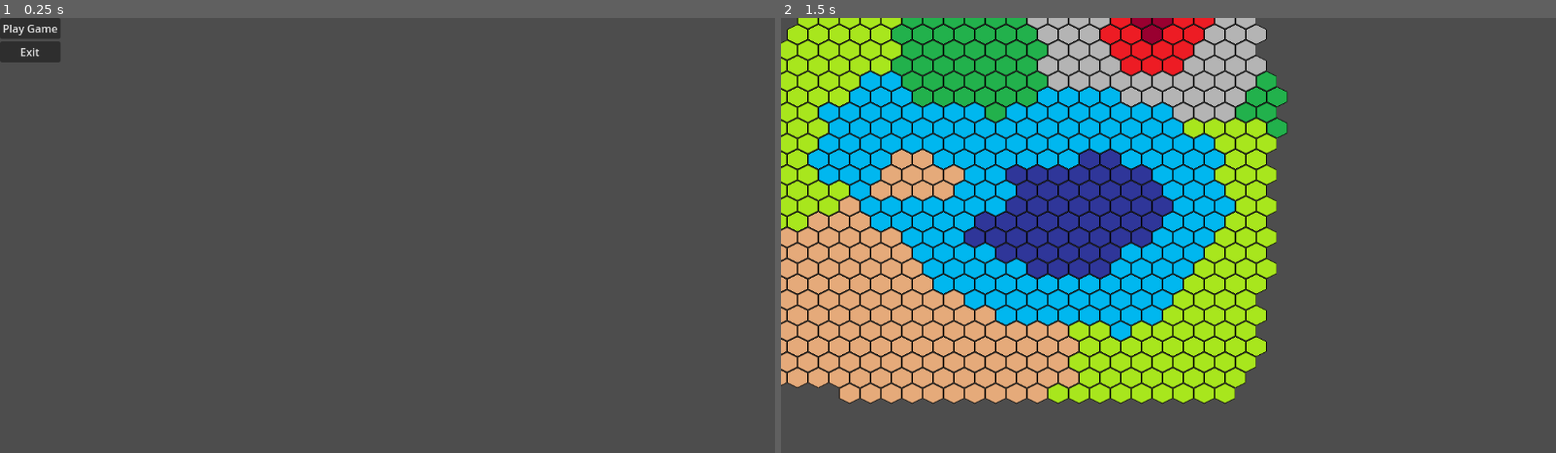
Above: before the commit, frames 1-2 (left to right).
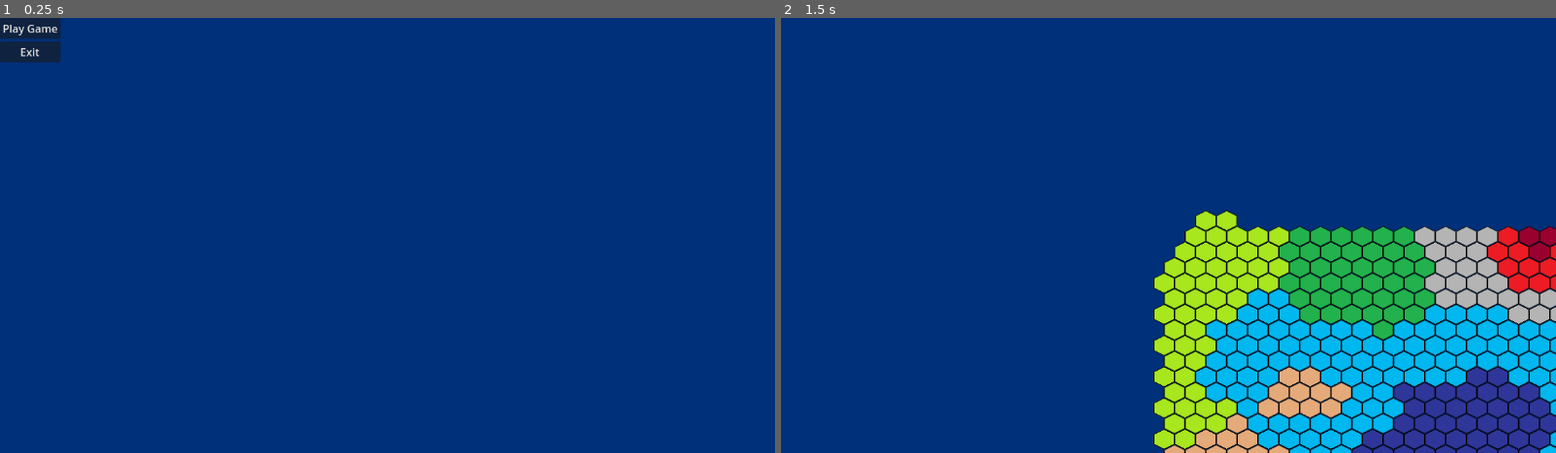
Above: after the commit, the same moments.

Repository: CIDS-484-Spring-2024/HextraordinaryRivals
Game: Godot game, scene res://menu.tscn
Same seed, same stepped clock (60 frames per second), same inputs: the game is played once before the commit and once after it.
Inputs (mouse positions are in pixels of both pictures, inside the frame that each line leads up to):
- Up to frame 1 (0.25 s): no input
- Up to frame 2 (1.5 s): click "Play Game" at 0.5 s; tap Enter at 1.25 s; move the mouse to (1339, 213) at 1.27 s; click (1339, 213) at 1.42 s

The runs differ from the first frame. In frame 1, 100% of the frame differs, in the area x 0-100%, y 0-100%; in frame 2, 98%.

Commit message:
added mouse pan and zoom, and changed background color to be more watery

Diff:
--- /dev/null
+++ b/Pages/CameraFeatures.gd
@@ -0,0 +1,25 @@
+extends Camera2D
+
+
+# Called when the node enters the scene tree for the first time.
+func _ready():
+	pass # Replace with function body.
+
+var minZoom: float = 1.0
+var maxZoom: float = 2.0
+var zoomSpeed: float = 0.05
+var dragSensitivity: float = 1.0
+
+func _input(event):
+	if event is InputEventMouseMotion and Input.is_mouse_button_pressed(MOUSE_BUTTON_RIGHT):
+		position -= event.relative * dragSensitivity / zoom
+
+	if event is InputEventMouseButton:
+		if event.button_index == MOUSE_BUTTON_WHEEL_UP:
+			zoom += Vector2(zoomSpeed, zoomSpeed)
+		elif event.button_index == MOUSE_BUTTON_WHEEL_DOWN:
+			zoom -= Vector2(zoomSpeed, zoomSpeed)
+		zoom = clamp(zoom, Vector2(minZoom, minZoom), Vector2(maxZoom, maxZoom))
+# Called every frame. 'delta' is the elapsed time since the previous frame.
+func _process(delta):
+	pass
--- a/Pages/TestLevel.tscn
+++ b/Pages/TestLevel.tscn
@@ -1,7 +1,8 @@
-[gd_scene load_steps=5 format=3 uid="uid://c26y52n41b4o0"]
+[gd_scene load_steps=6 format=3 uid="uid://c26y52n41b4o0"]
 
 [ext_resource type="Texture2D" uid="uid://cewhfm5id5ajd" path="res://Assets/Tiles/HexTilesGround.png" id="1_gg6af"]
 [ext_resource type="Script" path="res://Pages/TileMapBehavior.gd" id="2_03tad"]
+[ext_resource type="Script" path="res://Pages/CameraFeatures.gd" id="3_3wj8y"]
 
 [sub_resource type="TileSetAtlasSource" id="TileSetAtlasSource_e7k0n"]
 texture = ExtResource("1_gg6af")
@@ -30,9 +31,12 @@
 
 [node name="Node2D" type="Node2D"]
 
-[node name="TileMap" type="TileMap" parent="."]
+[node name="HexMap" type="TileMap" parent="."]
 position = Vector2(9, 9)
 tile_set = SubResource("TileSet_w4tef")
 format = 2
 layer_0/tile_data = PackedInt32Array(0, 65536, 0, 1, 65536, 0, 2, 65536, 0, 3, 65536, 0, 65539, 65536, 0, 65538, 65536, …(9933 unchanged characters)…
 script = ExtResource("2_03tad")
+
+[node name="SceneCamera" type="Camera2D" parent="."]
+script = ExtResource("3_3wj8y")
--- a/project.godot
+++ b/project.godot
@@ -19,3 +19,4 @@
 
 renderer/rendering_method="gl_compatibility"
 renderer/rendering_method.mobile="gl_compatibility"
+environment/defaults/default_clear_color=Color(0, 0.188235, 0.47451, 1)
